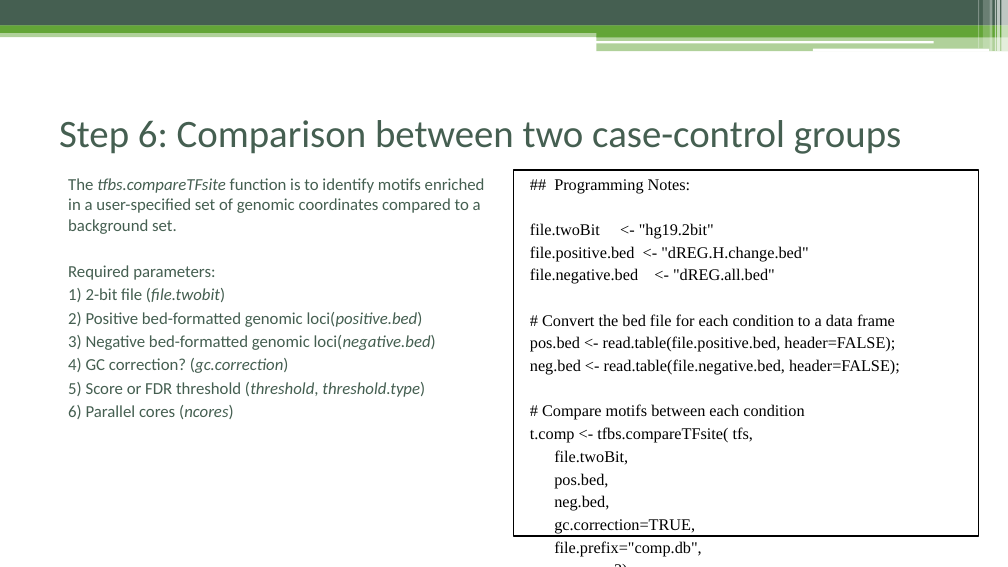
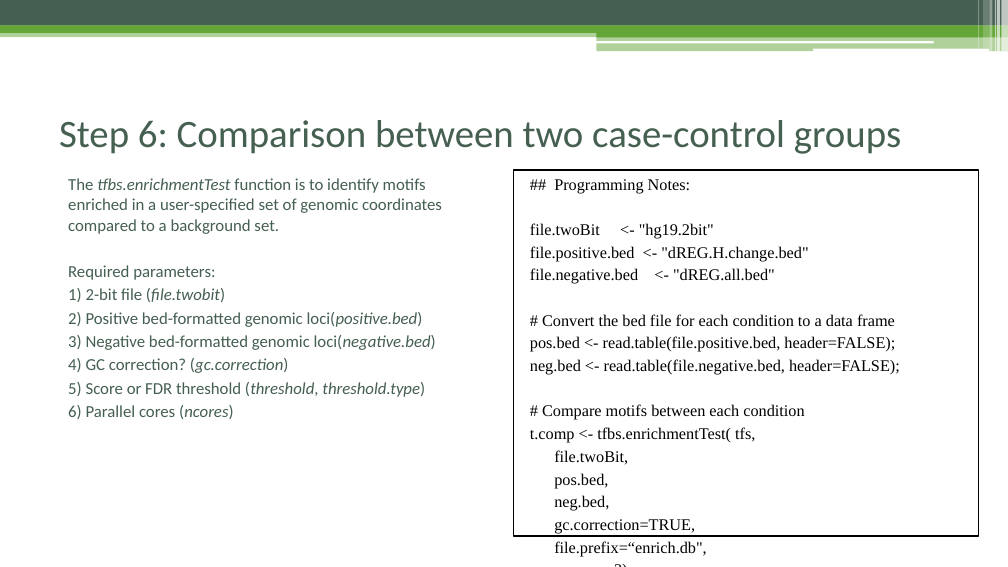
Before and after one commit to Danko-Lab/rtfbs_db, a slide deck: slide 18 of rtfbsdb-tutorial.pptx. Drawn at 1008x567 pixels with LibreOffice and Linux fonts; fonts in the diff are those of the drawing. Boxes give left, top, right and bottom in pixels: in the first picture for what was removed or moved away, otherwise in the second. Text is boxed around its words. In the diff, an @@ line names an element or a change of style, - is before the commit and + after.

```diff
--- a/rtfbsdb-tutorial.pptx
+++ b/rtfbsdb-tutorial.pptx
@@ text at (x1=68, y1=178, x2=442, y2=234): text changed @@
-The tfbs.compareTFsite function is to identify motifs enriched in a user-specified set of genomic coordinates compared to a background set.
+The tfbs.enrichmentTest function is to identify motifs enriched in a user-specified set of genomic coordinates compared to a background set.
@@ text in rectangle at (x1=513, y1=170, x2=979, y2=536): text changed @@
-file.prefix="comp.db",
+file.prefix=“enrich.db",
@@ text in rectangle at (x1=530, y1=427, x2=755, y2=443): text changed @@
-t.comp <- tfbs.compareTFsite( tfs,
+t.comp <- tfbs.enrichmentTest( tfs,
```
Also in this commit, not shown: 10 other slides changed.
